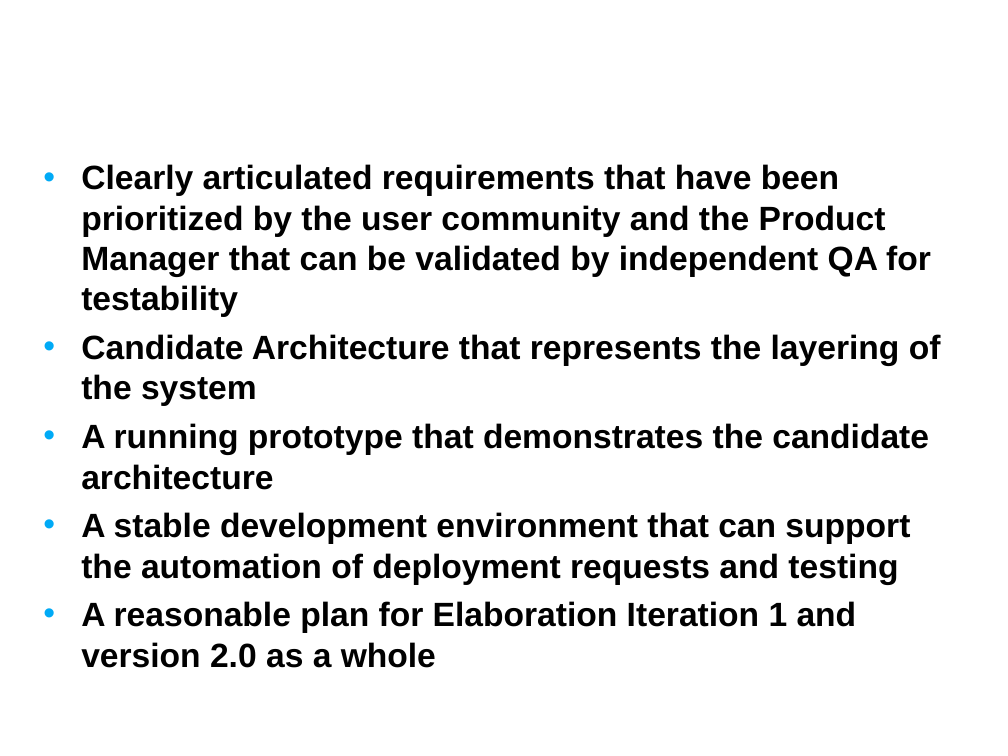
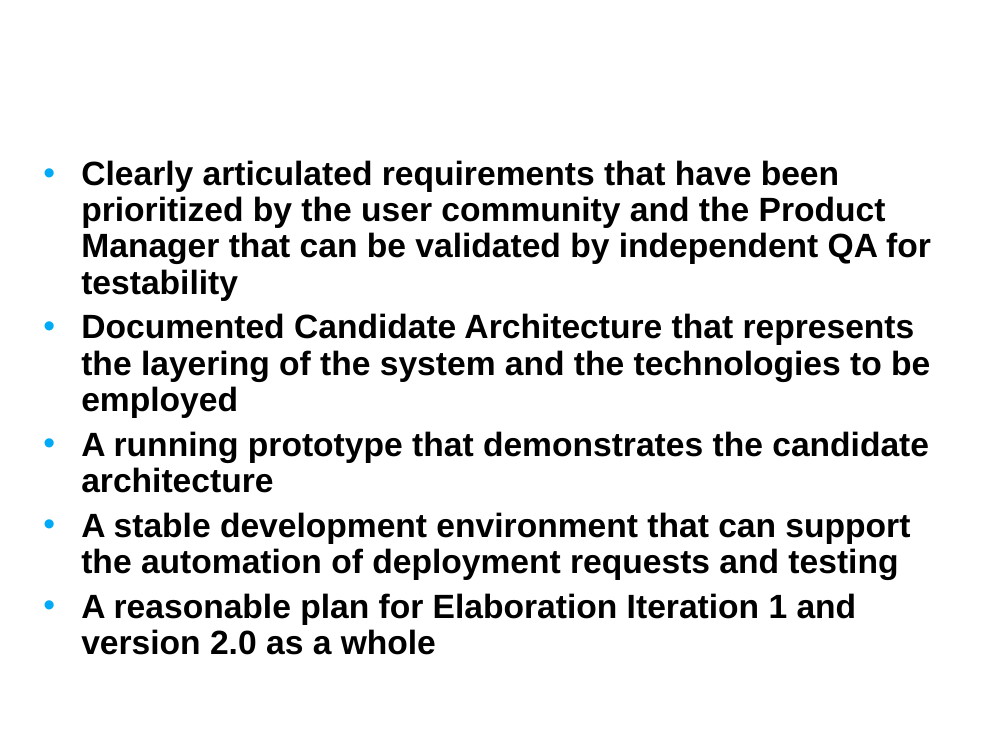
Before and after one commit to NCIP/caarray-docs, a slide deck: slide 9 of project_management/reports/inception_postmortem.ppt. Drawn at 1008x756 pixels with LibreOffice and Linux fonts; fonts in the diff are those of the drawing; background and template pictures are left out. Boxes give left, top, right and bottom in pixels: in the first picture for what was removed or moved away, otherwise in the second. Text is boxed around its words. In the diff, an @@ line names an element or a change of style, - is before the commit and + after.

```diff
--- a/project_management/reports/inception_postmortem.ppt
+++ b/project_management/reports/inception_postmortem.ppt
@@ text at (81, 160, 931, 655): line spacing 1 to 0.9 @@
@@ text at (81, 313, 930, 418): text changed @@
-• Candidate Architecture that represents the layering of the system
+• Documented Candidate Architecture that represents the layering of the system and the technologies to be employed
```
Also in this commit, not shown: 3 other slides changed, 3 slides added, 1 slide removed.
